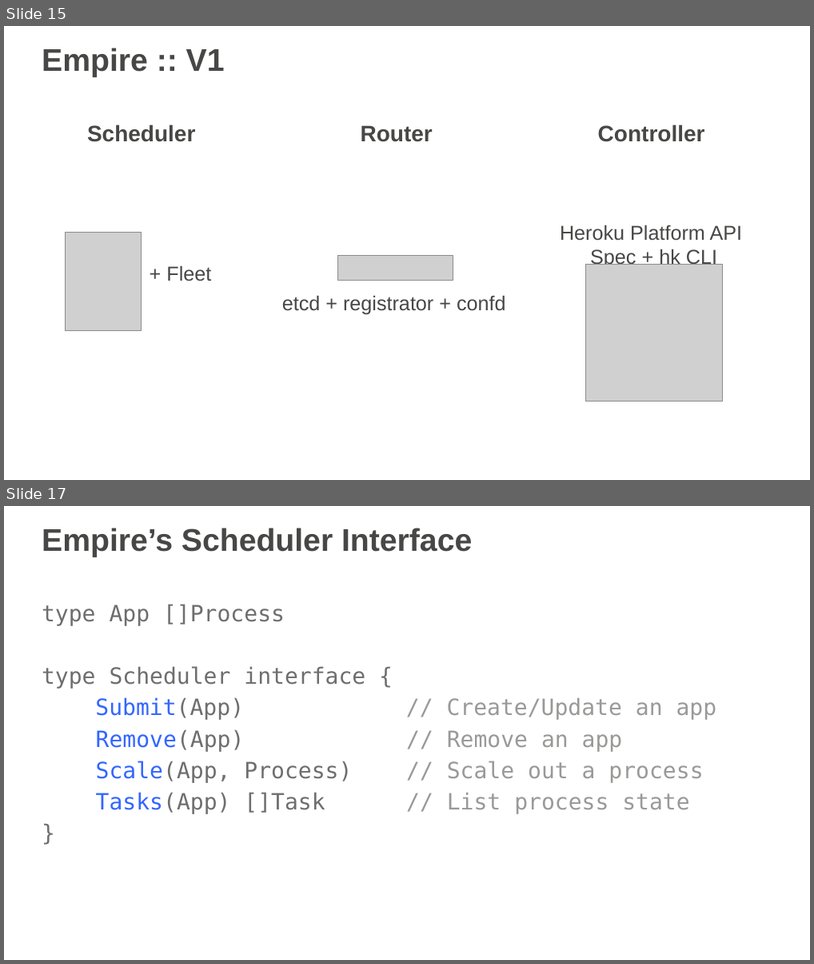
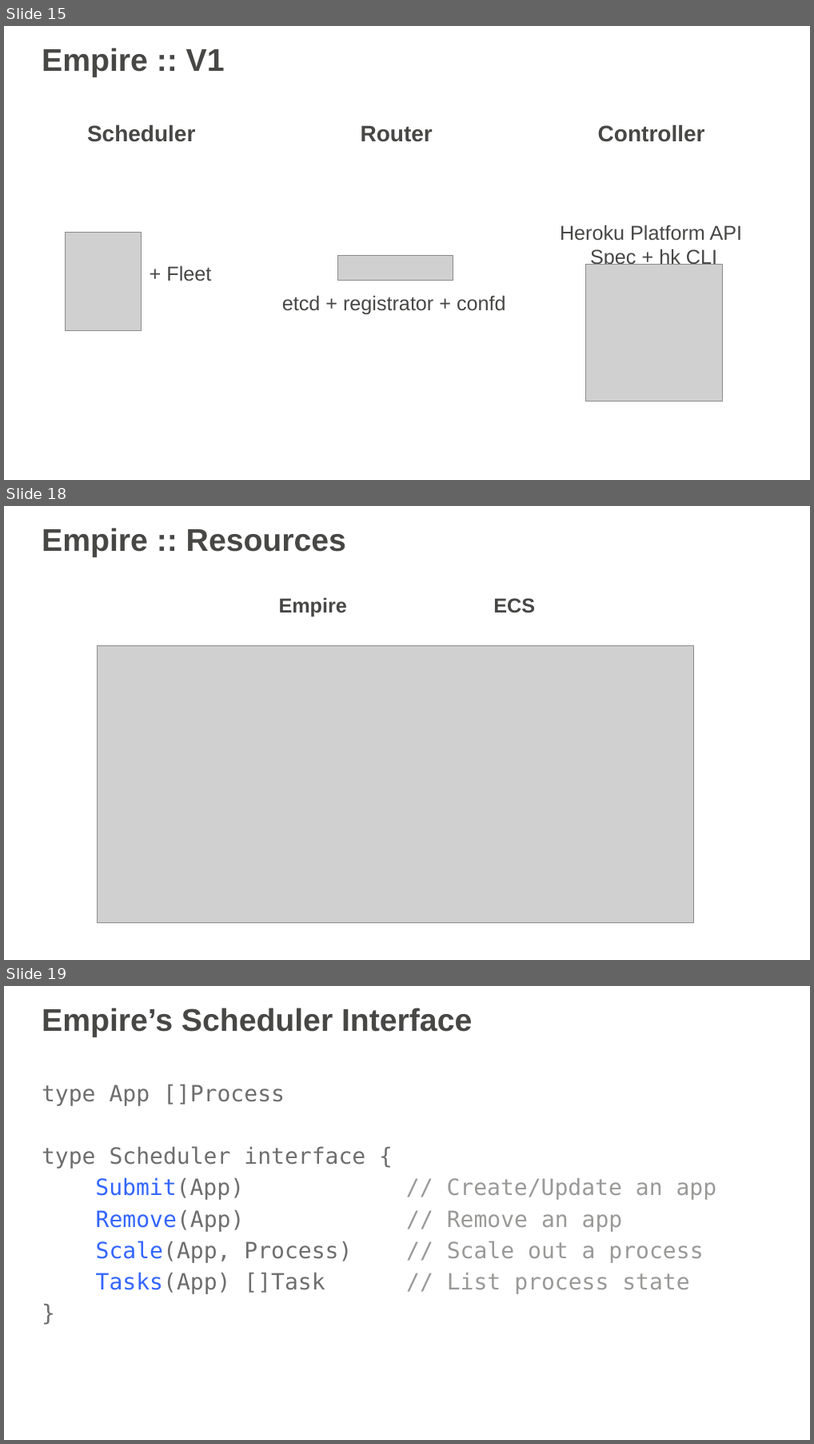
Before and after one commit to remind101/reInvent-2015, a slide deck: slides/slides-loft.pptx. Shown one above the other, each under a label of ours: slides 15 and 17 before the commit, slides 15, 18 and 19 after it; the slides between them are not shown. The pictures are 814x964 and 814x1444 pixels, drawn with LibreOffice and Linux fonts; fonts in the diff are those of the drawing; grey boxes stand for pictures; background and template pictures are left out. Boxes give left, top, right and bottom in pixels: in the first picture for what was removed or moved away, otherwise in the second. Text is boxed around its words. In the diff, an @@ line names an element or a change of style, - is before the commit and + after.

```diff
--- a/slides/slides-loft.pptx
+++ b/slides/slides-loft.pptx
@@ slide 18 added at <box>4,506,810,960</box>, background picture (left out) @@
@@ title added at <box>42,528,346,557</box>, 28 pt, text #474746, bold @@
+Empire :: Resources
@@ text added at <box>279,597,347,617</box>, 18 pt, text #474746, bold @@
+Empire
@@ text added at <box>494,598,535,613</box>, 18 pt, text #474746, bold @@
+ECS
@@ picture added at <box>97,645,694,922</box> @@
@@ what was slide 17 is now slide 19 @@
```
Also in this commit, not shown: 5 slides changed, 1 other slide added, 2 slides removed.
